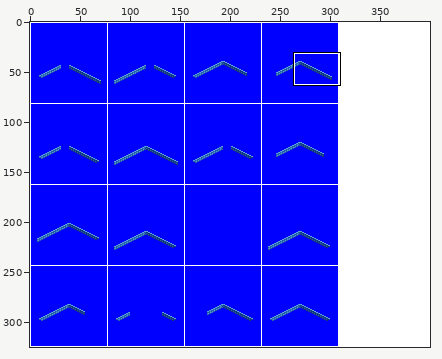
A pixel-art file gets an edit: src/fences/fences.aseprite. Above, an overview of the earlier version with the close-up marked.
Close-up. Earlier state:
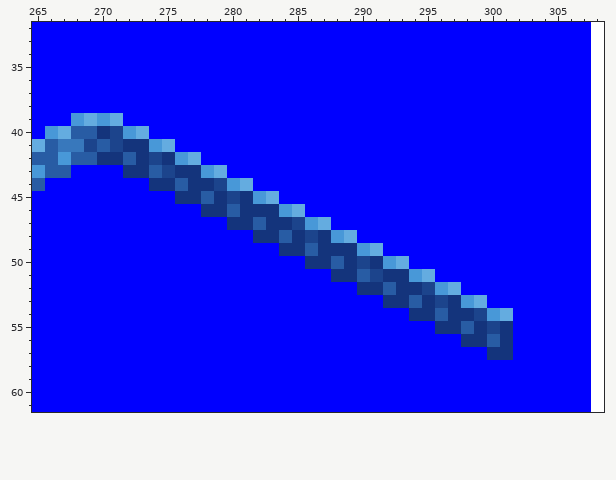
400x325 pixels, 1 frame. Shown: x 265..308, y 32..61.
Once edited:
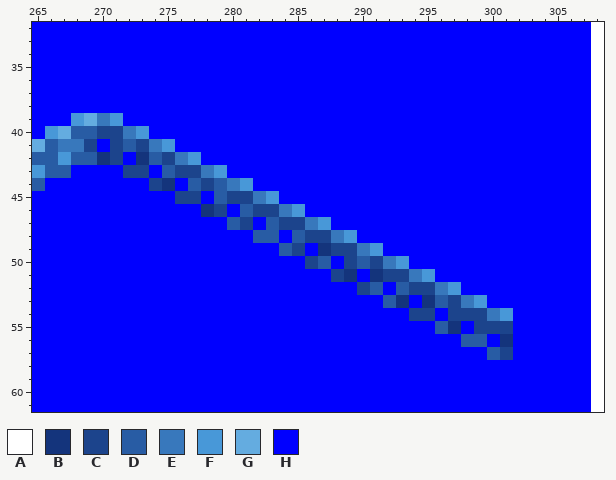
Palette (. is transparent): A #ffffff  B #14347c  C #1c448c  D #285ca4  E #3878bc  F #4898d8  G #64ace0  H #0000ff
What changed:
layer "Blue/Sloped single house/fence rear" now hidden
layer "Blue/Sloped single house fence/fence rea" added
The author changed colour C to colour B in row 51 at x 291.
The author changed colour B to colour C in row 40 at x 270; in row 41 at x 273; in row 42 at x 271 and 275; in row 43 at x 272 to 273 and 276 to 277; in row 44 at x 274 and 278; in row 45 at x 276 to 277 and 281.
The author changed colour B to colour C in row 46 at x 279 and 282 to 283; in row 47 at x 281 and 284; in row 48 at x 287; in row 49 at x 285 and 288 to 289; in row 50 at x 286, 289 and 291; in row 51 at x 288 and 292 to 293.
The author changed colour B to colour C in row 52 at x 290 and 294; in row 53 at x 297; in row 54 at x 294 to 295 and 297 to 298; in row 55 at x 299 and 301; in row 57 at x 301.
The author changed colour B to colour D in row 41 at x 272; in row 44 at x 277; in row 45 at x 279; in row 46 at x 281; in row 47 at x 280 and 283; in row 48 at x 282 to 283 and 285.
The author changed colour B to colour D in row 49 at x 284; in row 50 at x 287; in row 52 at x 291 and 293; in row 53 at x 292; in row 55 at x 296; in row 56 at x 298 to 299.
The author changed colour B to colour D in row 57 at x 300.
The author changed colour C to colour D in row 42 at x 274; in row 43 at x 275; in row 44 at x 279; in row 50 at x 290; in row 53 at x 296.
The author changed colour F to colour E in row 39 at x 270; in row 40 at x 272; in row 41 at x 274; in row 42 at x 276; in row 43 at x 278; in row 44 at x 280.
The author changed colour F to colour E in row 45 at x 282; in row 46 at x 284; in row 47 at x 286; in row 48 at x 288; in row 49 at x 290; in row 50 at x 292.
The author changed colour F to colour E in row 51 at x 294; in row 52 at x 296; in row 53 at x 298; in row 54 at x 300.
The author changed colour G to colour F in row 39 at x 271; in row 40 at x 273; in row 41 at x 275; in row 42 at x 277; in row 43 at x 279; in row 44 at x 281.
The author changed colour G to colour F in row 45 at x 283; in row 46 at x 285; in row 47 at x 287; in row 48 at x 289; in row 49 at x 291; in row 50 at x 293.
The author changed colour G to colour F in row 51 at x 295; in row 52 at x 297; in row 53 at x 299; in row 54 at x 301.
The author changed colour D to colour H in row 41 at x 270; in row 42 at x 272; in row 43 at x 274; in row 44 at x 276; in row 45 at x 278; in row 46 at x 280.
The author changed colour D to colour H in row 47 at x 282; in row 48 at x 284; in row 49 at x 286; in row 50 at x 288; in row 51 at x 290; in row 52 at x 292.
The author changed colour D to colour H in row 53 at x 294; in row 54 at x 296; in row 55 at x 298; in row 56 at x 300.
Changed places in both close-ups, as pixel boxes (x1, y1, x2, y2):
changed: (97, 113, 513, 360)
